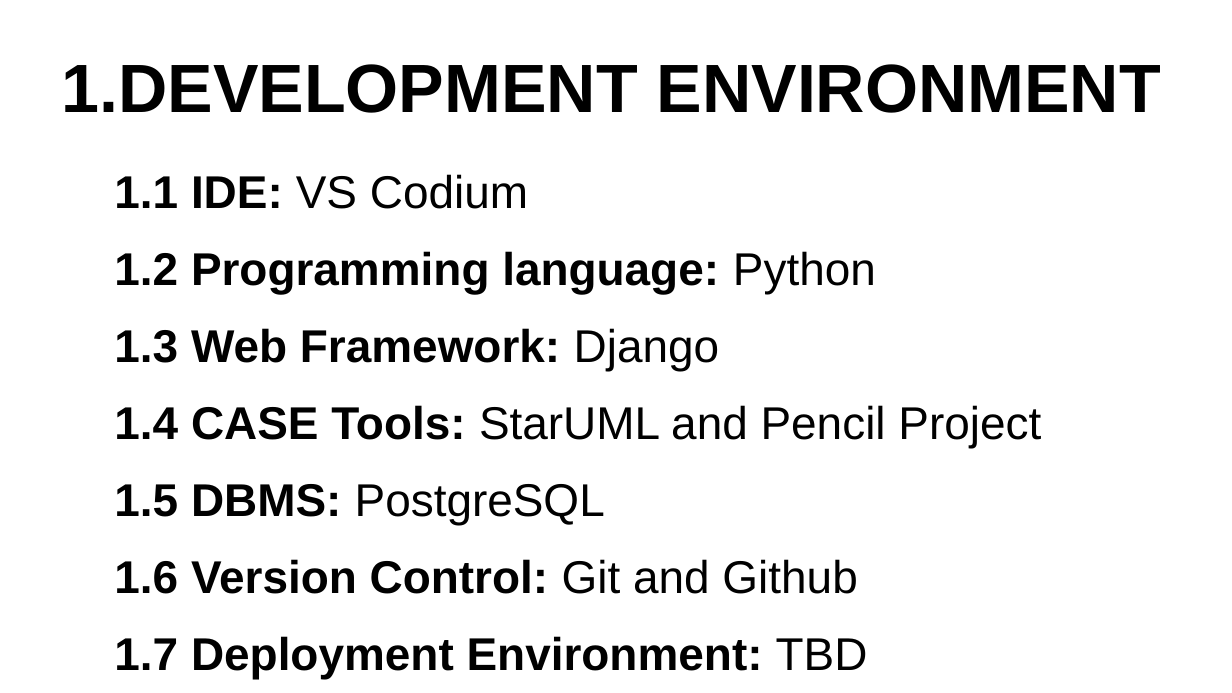
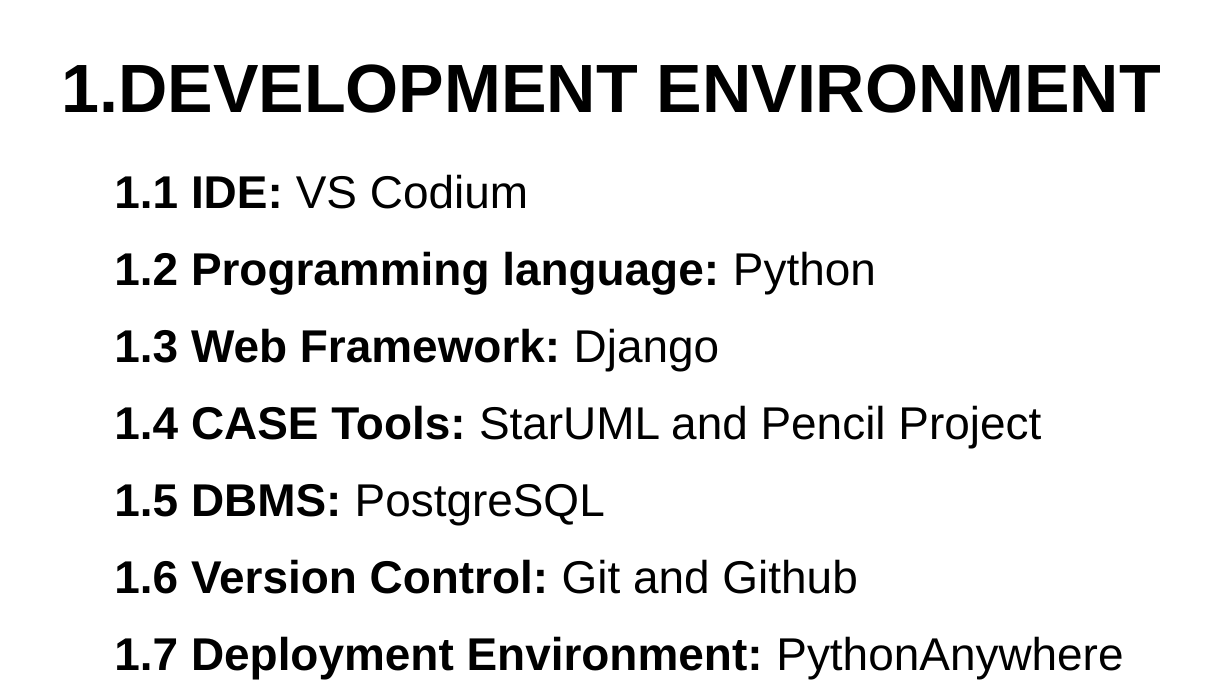
Before and after one commit to Michael-Otieno-Kasuku/Bursary, a slide deck: slide 4 of docs/implementation/bursary mashinani implementation full guide.odp. Drawn at 1232x693 pixels with LibreOffice and Linux fonts; fonts in the diff are those of the drawing. Boxes give left, top, right and bottom in pixels: in the first picture for what was removed or moved away, otherwise in the second. Text is boxed around its words. In the diff, an @@ line names an element or a change of style, - is before the commit and + after.

```diff
--- a/docs/implementation/bursary mashinani implementation full guide.odp
+++ b/docs/implementation/bursary mashinani implementation full guide.odp
@@ text at [114,636,1123,679]: text changed @@
-1.7 Deployment Environment: TBD
+1.7 Deployment Environment: PythonAnywhere
```
Also in this commit, not shown: 1 other slide changed, 1 slide added, 1 slide removed, 1 other file.
